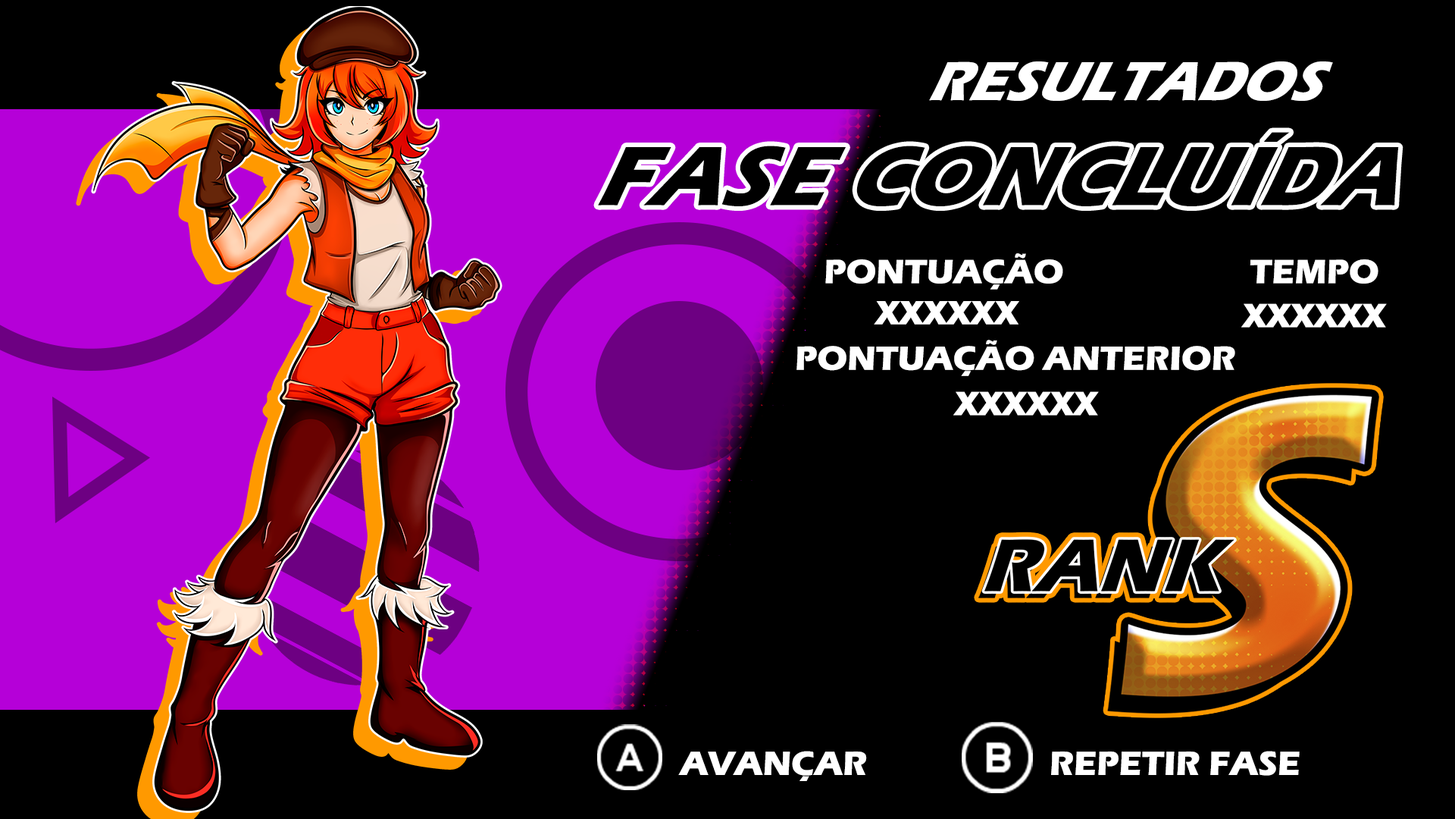
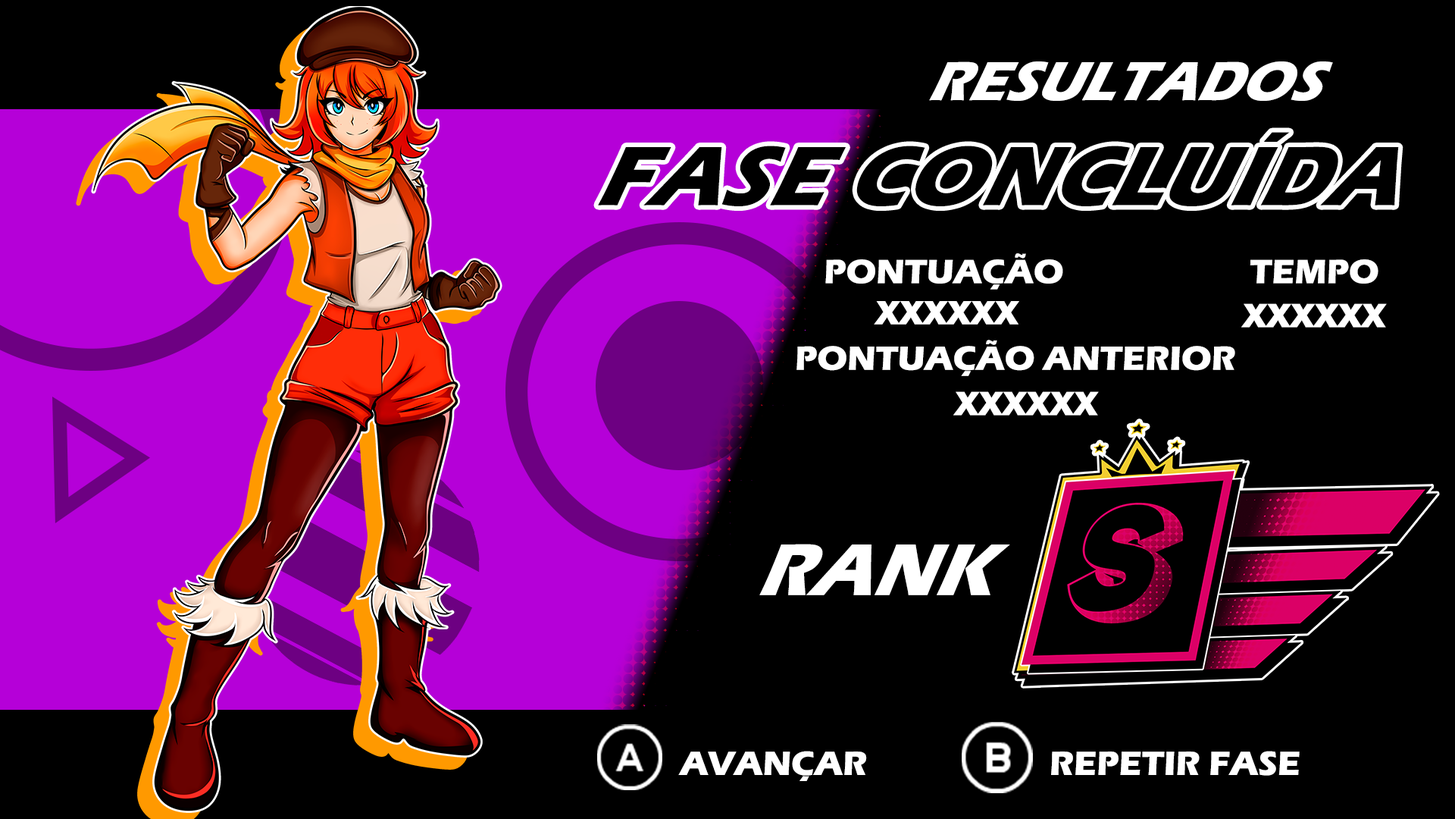
Comparing the layer stacks of the two 1455×819 images. Changes:
added layer "RANK" above "Rank S" over (759, 543, 1011, 596)
painted on "Rank S" over (978, 387, 1438, 714)
